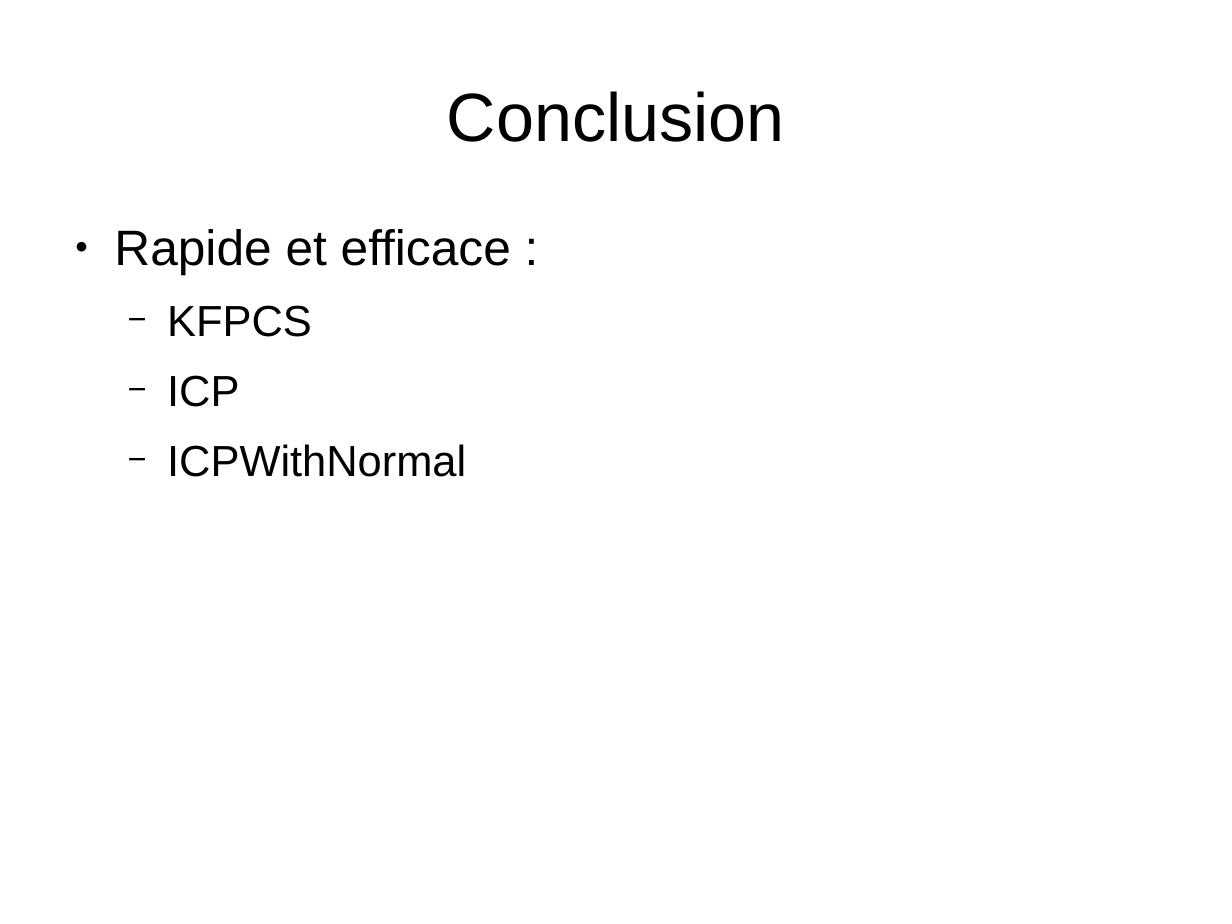
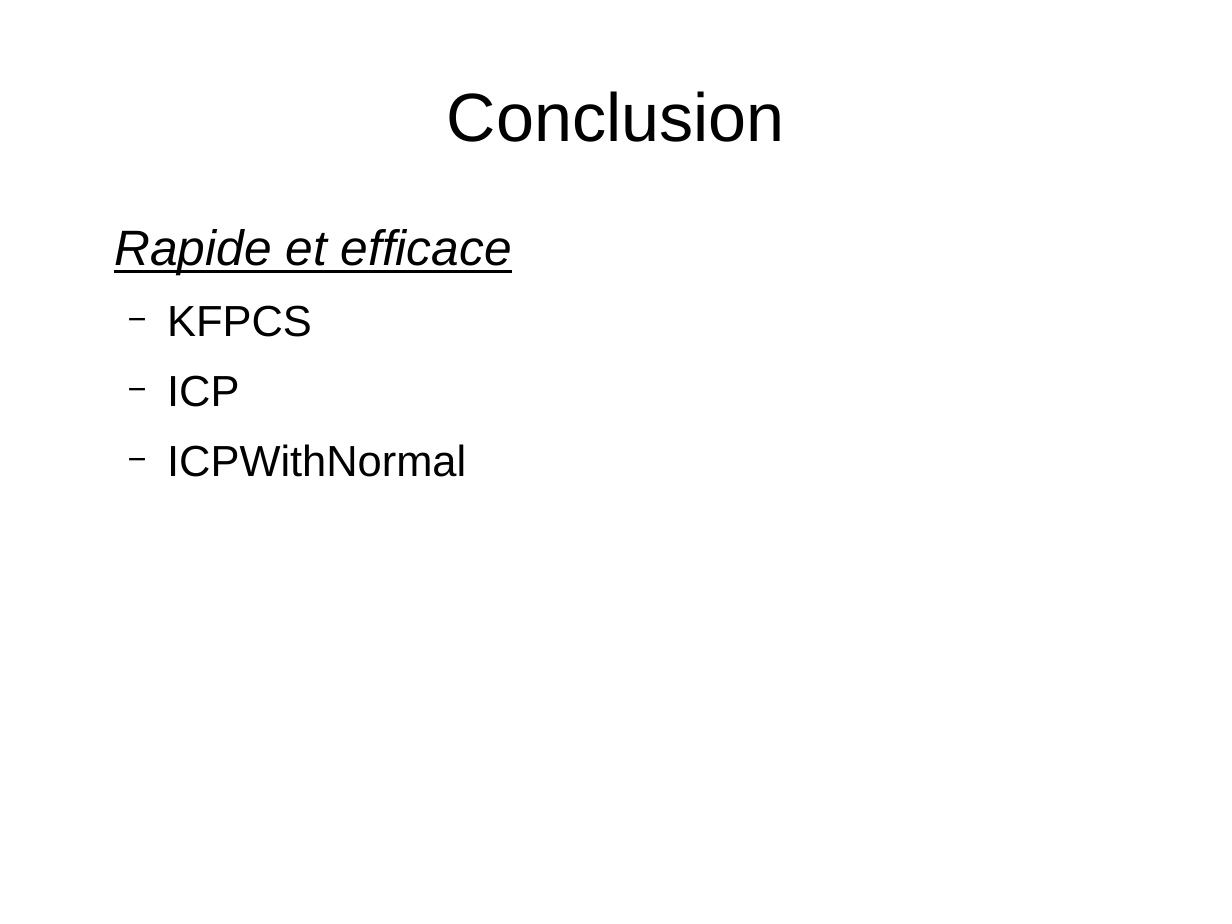
Before and after one commit to MABILYJohan/TER_Recalage_multi_points, a slide deck: slide 14 of Rapports et diapos/Diapositive_TER.odp. Drawn at 1232x924 pixels with LibreOffice and Linux fonts; fonts in the diff are those of the drawing; background and template pictures are left out. Boxes give left, top, right and bottom in pixels: in the first picture for what was removed or moved away, otherwise in the second. Text is boxed around its words. In the diff, an @@ line names an element or a change of style, - is before the commit and + after.

```diff
--- a/Rapports et diapos/Diapositive_TER.odp
+++ b/Rapports et diapos/Diapositive_TER.odp
@@ text at (114,229,512,275): text changed; italic on @@
-● Rapide et efficace :
+Rapide et efficace
```
Also in this commit, not shown: 8 other slides changed.
